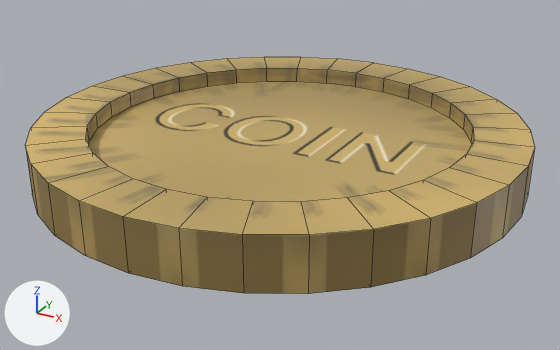
An edit to the Blender file Models/Coin/coinUV.blend, drawn before and after from the same camera.
Rendered twice from a camera (50 mm lens) standing at (4.31, -7.84, 3.49) and looking at (0.08, -0.14, -0.36). The lights are fixed; the arrows at lower left show +X, +Y and +Z. Mesh edges are drawn as thin lines.

The older version as bpy lines, for what is in view:
```python
me_cylinder = bpy.data.meshes.new('Cylinder')
me_cylinder.from_pydata(...)  # 192 vertices, 162 faces; spans x -1.29..1.29, y -1.29..1.29, z -1.4..1.4
me_cylinder.materials.append(mat_coin_texture)  # picture img_coin_texture
ob_cylinder = bpy.data.objects.new('Cylinder', me_cylinder)
ob_cylinder.location = (0.0, 0.0, 0.0)
ob_cylinder.scale = (2.31, 2.31, 0.215)
```
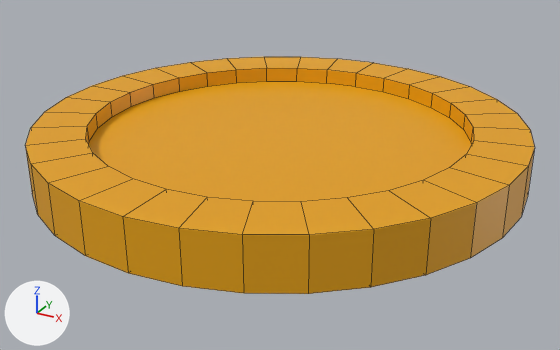
What differs and where, as boxes [x1, y1, x2, y2] in the pictures (560 x 350 px):
'Cylinder', recoloured (brown to orange)
    both: [25, 57, 535, 294]

The change in detail:
Material 'CoinMaterial' (mat_coinmaterial) is new.
Its base color is (0.8, 0.365, 0.0) (yellow #e7a300).
me_cylinder has 192 vertices, 162 faces and spans x -1.29..1.29, y -1.29..1.29, z -1.4..1.4.
me_cylinder no longer uses material mat_coin_texture (picture img_coin_texture).
me_cylinder now uses material mat_coinmaterial (yellow #e7a300).
